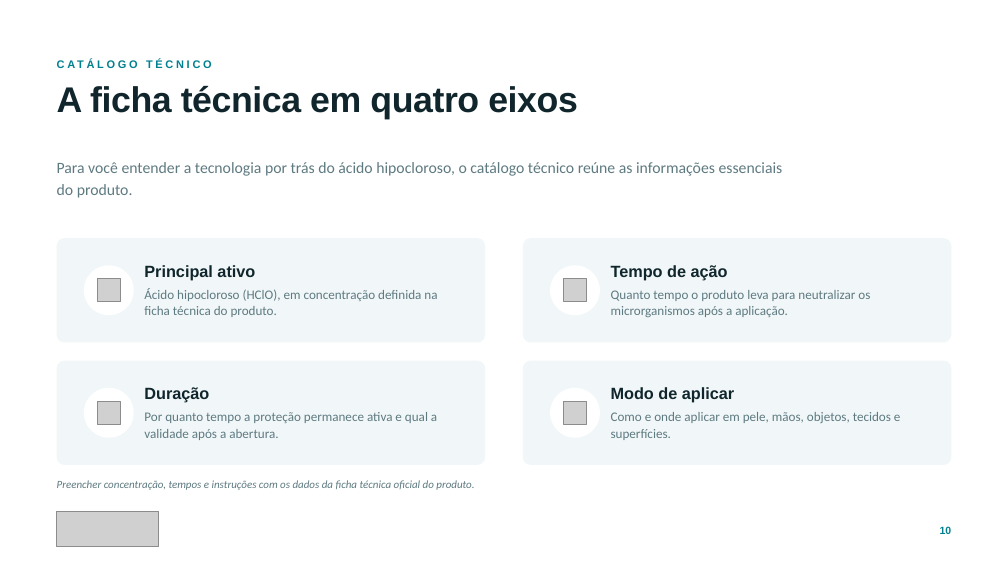
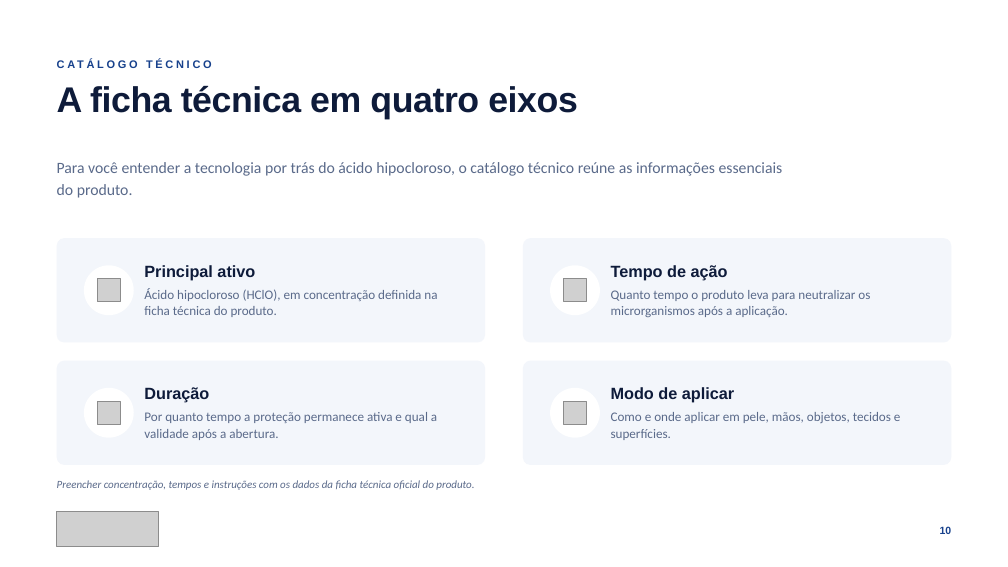
Before and after one commit to eglisbandeira40/Victor, a slide deck: slide 10 of apresentacao/Acido-Hipocloroso-Apresentacao.pptx. Drawn at 1008x567 pixels with LibreOffice and Linux fonts; fonts in the diff are those of the drawing; grey boxes stand for pictures. Boxes give left, top, right and bottom in pixels: in the first picture for what was removed or moved away, otherwise in the second. Text is boxed around its words. In the diff, an @@ line names an element or a change of style, - is before the commit and + after.

```diff
--- a/apresentacao/Acido-Hipocloroso-Apresentacao.pptx
+++ b/apresentacao/Acido-Hipocloroso-Apresentacao.pptx
@@ text "CATÁLOGO TÉCNICO" at [57,54,951,74]: text colour #028090 to #17418C @@
@@ text "A ficha técnica em quatro ..." at [57,85,578,120]: text colour #10262C to #0E1B3A @@
@@ fill #F1F7F8 to #F3F6FB in 4 elements at [57,238,485,343], [523,238,952,343], [57,361,485,465], [523,361,952,465] @@
@@ text colour #5E7A81 to #5A6A8A in 6 elements at [57,162,783,198], [144,288,437,317], [611,290,870,317], [144,412,437,440], [611,412,901,440], [57,480,474,490] @@
@@ text "10" at [940,526,952,534]: text colour #028090 to #17418C @@
```
Also in this commit, not shown: 10 other slides changed, 3 other files.
